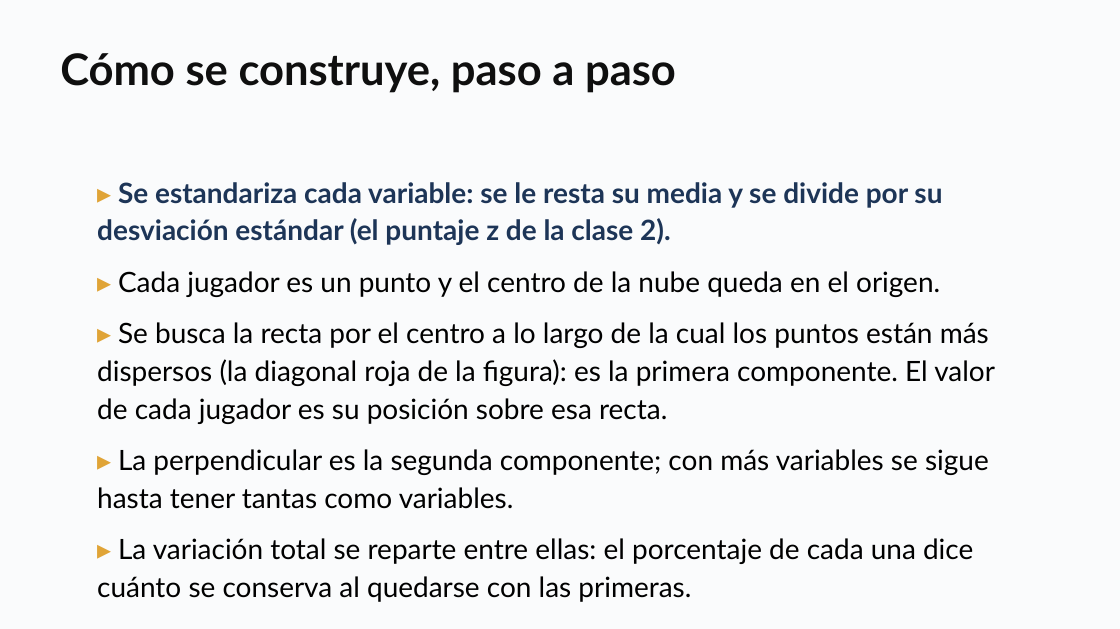
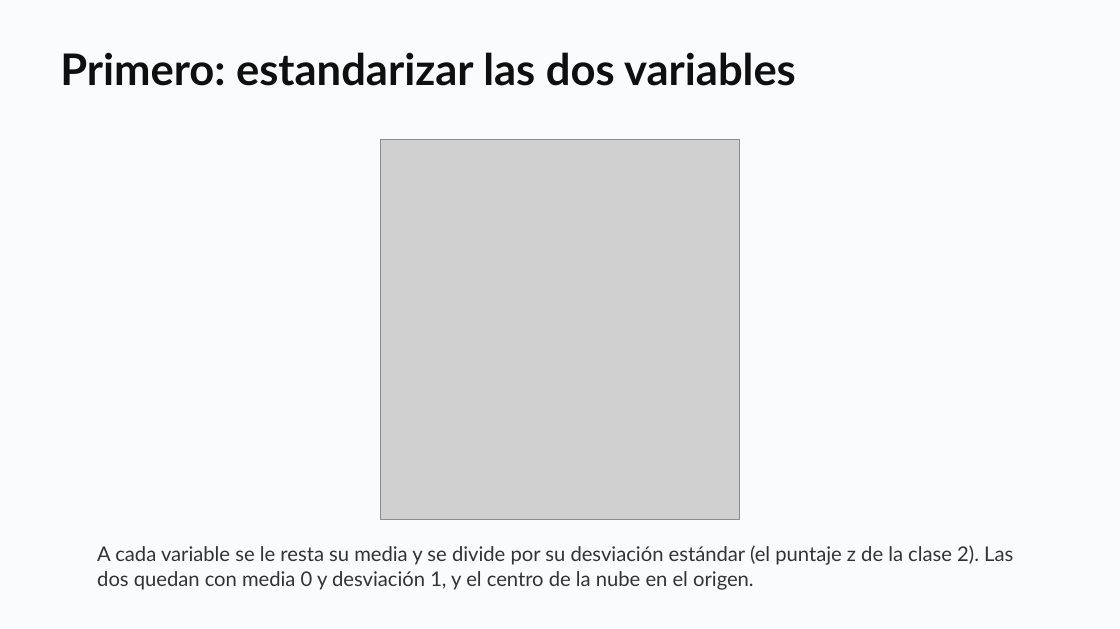
Before and after one commit to daniopitz/diplomado-cdd, a slide deck: slide 9 of presentaciones/clase08_componentes_principales.pptx (slide 13 before the commit). Drawn at 1120x629 pixels with LibreOffice and Linux fonts; fonts in the diff are those of the drawing; grey boxes stand for pictures. Boxes give left, top, right and bottom in pixels: in the first picture for what was removed or moved away, otherwise in the second. Text is boxed around its words. In the diff, an @@ line names an element or a change of style, - is before the commit and + after.

```diff
--- a/presentaciones/clase08_componentes_principales.pptx
+++ b/presentaciones/clase08_componentes_principales.pptx
@@ text at box(60, 52, 796, 86): text changed @@
-Cómo se construye, paso a paso
+Primero: estandarizar las dos variables
@@ picture added at box(381, 140, 740, 520) @@
@@ text removed at box(97, 182, 995, 564) @@
-▸ Se estandariza cada variable: se le resta su media y se divide por su desviación estándar (el puntaje z de la clase 2).
-▸ Cada jugador es un punto y el centro de la nube queda en el origen.
-▸ Se busca la recta por el centro a lo largo de la cual los puntos están más dispersos (la diagonal roja de la figura): es la primera componente. El valor de cada jugador es su posición sobre esa recta.
-▸ La perpendicular es la segunda componente; con más variables se sigue hasta tener tantas como variables.
-▸ La variación total se reparte entre ellas: el porcentaje de cada una dice cuánto se conserva al quedarse con las primeras.
@@ text added at box(97, 545, 1013, 590), 13 pt, text #333333 @@
+A cada variable se le resta su media y se divide por su desviación estándar (el puntaje z de la clase 2). Las dos quedan con media 0 y desviación 1, y el centro de la nube en el origen.
```
Also in this commit, not shown: 4 other slides changed, 5 slides added, 1 slide removed, 1 other file.
